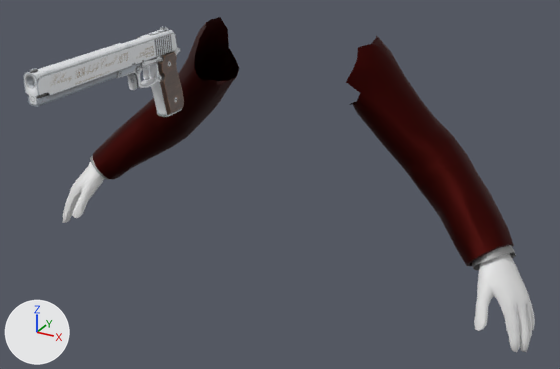
Before and after pictures for a commit that changed the Blender file GameData/sourceAssets/pistol_new_.blend.
Before and after are seen from a 50 mm lens placed at (0.905, -1.732, 0.275), pointed at (0.13, -0.324, -0.429). Arrows for +X, +Y and +Z are at lower left; the lights stay in place.

Names of what the first picture shows: 'PlayerModelMerged', 'pistol'.
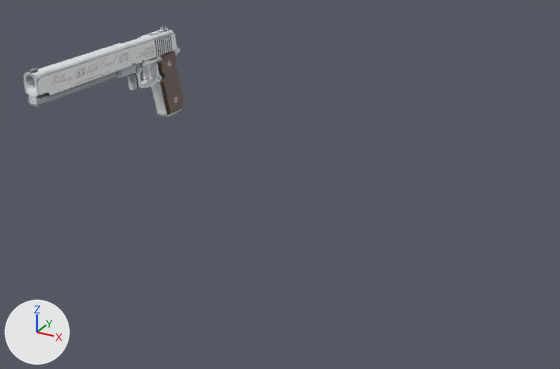
The change, as a list of edits to the scene's bpy script:
```text
Change ob_playermodelmerged:
    add ob_playermodelmerged.hide_set(True)
```

Boxes [x1, y1, x2, y2] around the edits, measured in the pictures (560 x 369 px):
'PlayerModelMerged', hidden: before [63, 17, 535, 352]
